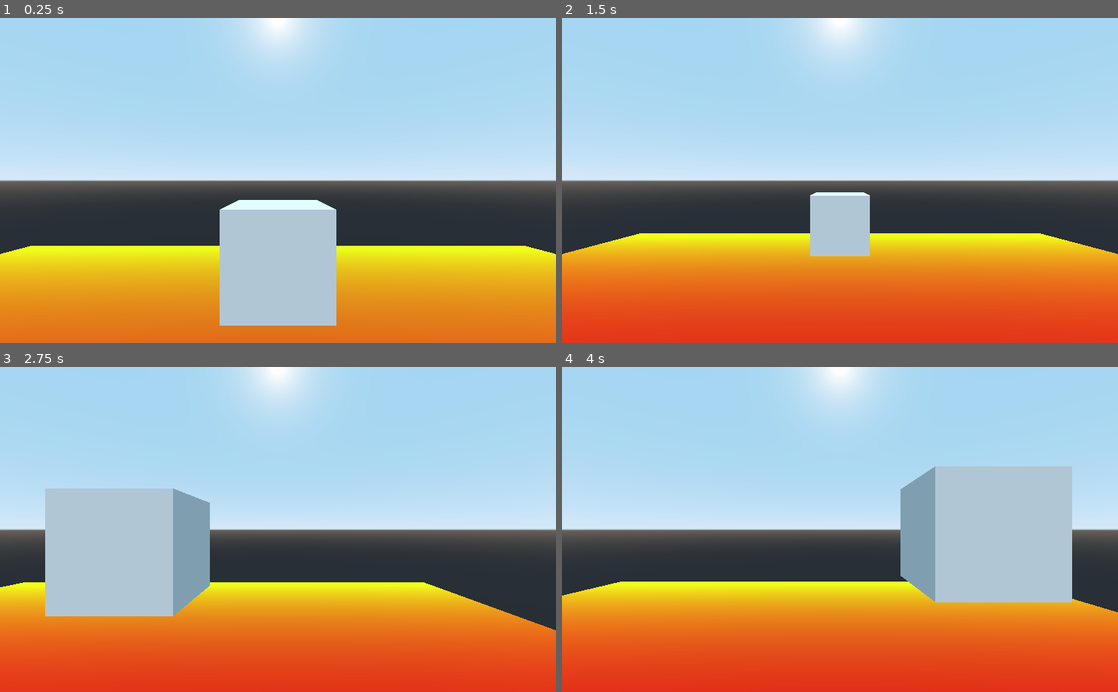
Above: before the commit, frames 1-4 (two rows, left to right).
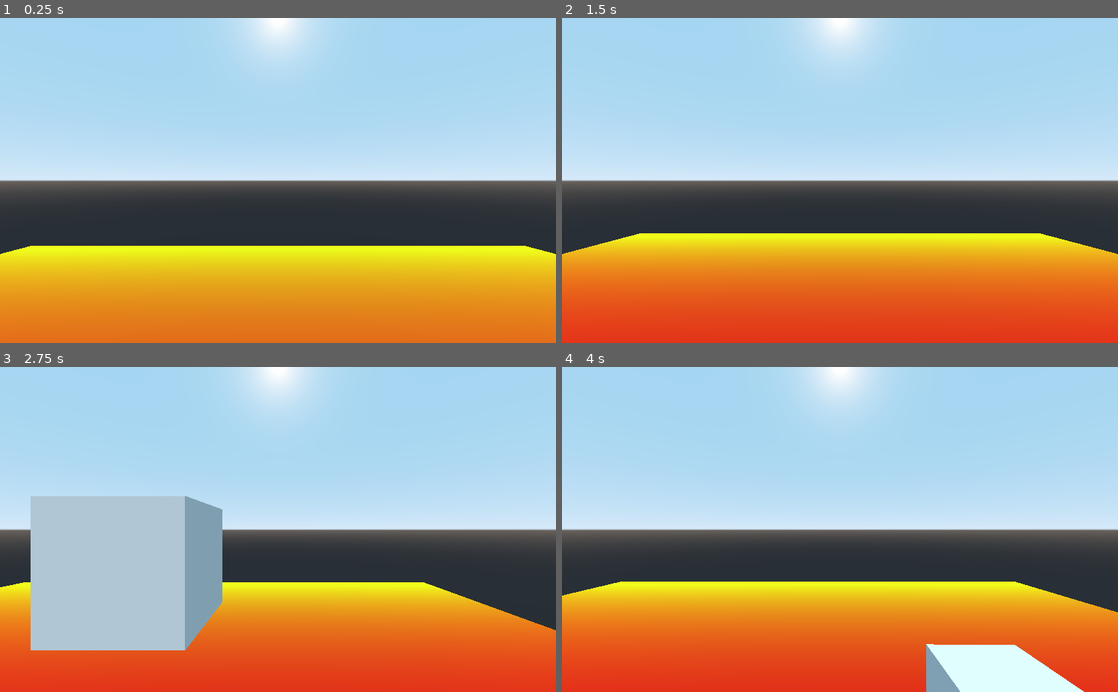
Above: after the commit, the same moments.

Repository: Inateblig/GodotPickupSystem
Game: Godot game, scene res://World.tscn
Two runs of this game, one before a commit and one after it. Both use one fixed random seed, a clock stepped at 60 frames per second and the inputs below.
Inputs (mouse positions are in pixels of both pictures, inside the frame that each line leads up to):
- Up to frame 1 (0.25 s): no input
- Up to frame 2 (1.5 s): tap Enter at 0.5 s; move the mouse to (962, 164) at 0.52 s; hold D (d) 0.53-1.28 s; tap Space (jump) at 0.77 s; tap E (e) at 0.8, 1.35 s; move the mouse to (728, 196) at 1.27 s
- Up to frame 3 (2.75 s): tap Space (jump) at 1.52, 2 s; tap F (f) at 1.55 s; move the mouse to (333, 458) at 2.02 s; hold F (f) from 2.03 s (still down); click (333, 458) at 2.3 s
- Up to frame 4 (4 s): move the mouse to (812, 594) at 2.77 s; release F (f) at 2.78 s; click (812, 594) at 2.85 s; tap Space (jump) at 3.02, 3.77 s; tap S (s) at 3.05 s; move the mouse to (1006, 578) at 3.52 s; hold S (s) from 3.53 s (still down); tap D (d) at 3.8 s

The runs differ from the first frame. In frame 1, 8.0% of the frame differs, in the area x 39-61%, y 55-95%; in frame 2, 2.1%; in frame 3, 6.5%; in frame 4, 16%, in the area x 60-94%, y 30-100%.

Commit message:
almost done

Diff:
--- /dev/null
+++ b/src/Kbd.gd
@@ -0,0 +1,5 @@
+extends KinematicBody
+
+
+func move(vel: Vector3):
+	move_and_slide(vel, Vector3.UP)
--- /dev/null
+++ b/src/Kbd.tscn
@@ -0,0 +1,20 @@
+[gd_scene load_steps=4 format=2]
+
+[ext_resource path="res://Kbd.gd" type="Script" id=1]
+
+[sub_resource type="BoxShape" id=3]
+
+[sub_resource type="CubeMesh" id=4]
+
+[node name="Kbd" type="KinematicBody"]
+transform = Transform( 1, 0, 0, 0, 1, 0, 0, 0, 1, 0, 0, -5 )
+script = ExtResource( 1 )
+
+[node name="CollisionShape" type="CollisionShape" parent="."]
+transform = Transform( 1, 0, 0, 0, 1.31134e-07, 1, 0, -1, 1.31134e-07, 0, 0, 0 )
+shape = SubResource( 3 )
+
+[node name="MeshInstance" type="MeshInstance" parent="."]
+transform = Transform( 1, 0, 0, 0, 1.31134e-07, 1, 0, -1, 1.31134e-07, 0, 0, 0 )
+mesh = SubResource( 4 )
+material/0 = null
--- a/src/Knbd.gd
+++ /dev/null
@@ -1,6 +0,0 @@
-extends "res://Object.gd"
-
-func _init():
-	add_to_group("obj")
-	print(get_name())
-	name = "Object"
--- a/src/Object.gd
+++ /dev/null
@@ -1,26 +0,0 @@
-extends Spatial
-
-var knbd = KinematicBody.new()
-var rgbd = RigidBody.new()
-
-func _init():
-	add_to_group("obj")
-
-func set_kndb(_vel, knbd, rgbd, knbdscript):
-	rgbd.replace_by(knbd)
-	rgbd.queue_free()
-	knbd.set_script(knbdscript)
-
-func set_rgdb(knbd, rgbd, rgbdscript):
-	knbd.replace_by(rgbd)
-	knbd.queue_free()
-	rgbd.set_script(rgbdscript)
-
-func pick_up(vel: Vector3, knbd: Object):
-	if knbd.is_inside_tree():
-#		print("insidetree")
-#		if (vel - self.global_transform.origin).length_squared() >= 0.1:
-#			vel = knbd.move_and_slide(vel * 10, Vector3.UP)
-		vel = knbd.move_and_slide(vel * 10, Vector3.UP)
-	else:
-		print("outside")
--- /dev/null
+++ b/src/Rbd.tscn
@@ -0,0 +1,14 @@
+[gd_scene load_steps=3 format=2]
+
+[sub_resource type="BoxShape" id=1]
+
+[sub_resource type="CubeMesh" id=2]
+
+[node name="Rbd" type="RigidBody"]
+
+[node name="CollisionShape" type="CollisionShape" parent="."]
+shape = SubResource( 1 )
+
+[node name="MeshInstance" type="MeshInstance" parent="."]
+mesh = SubResource( 2 )
+material/0 = null
--- a/src/Rgbd.gd
+++ /dev/null
@@ -1,6 +0,0 @@
-extends "res://Object.gd"
-
-func _init():
-	add_to_group("obj")
-	print(get_name())
-	name = "Object"
--- a/src/Spatial.gd
+++ b/src/Spatial.gd
@@ -1,44 +1,34 @@
 extends Spatial
 
-#func _physics_process(_dt):
-#	if Input.is_action_pressed("pickup"):
-#		print("pickup")
-#		pick_up($Object.to_local($Player/Head/Camera/Position3D.global_transform.origin))
-#
-#func pick_up(vel: Vector3):
-#	vel = $Object.move_and_slide(vel * 10, Vector3.UP)
-
-var knbd = KinematicBody.new()
-var rgbd = RigidBody.new()
-
-var set_knbd_hase = false
-var set_rgbd_hase = false
-
-var knbdscript = preload("res://Knbd.gd")
-var rgdbscript = preload("res://Rgbd.gd")
-
-onready var object = $Object
+var Rbd = preload("res://Rbd.tscn")
+var Kbd = preload("res://Kbd.tscn")
+var kin
+var rin
+var kinrot = Vector3()
+var rinrot = Vector3()
+onready var tarpos = $Player/Head/Camera/Position3D.global_transform.origin
 
 func _physics_process(_dt):
-
 	if Input.is_action_pressed("pickup"):
-		var tarpos = $Player/Head/Camera/Position3D.global_transform.origin
-		var objpos = object.global_transform.origin
-		var vel = object.to_local(tarpos)
-		object.move_and_slide(vel * 100, Vector3.UP)
-		if !set_knbd_hase:
-			if object == null:
-				object = get_node("@@2")
-			print(object)
-			set_knbd_hase = true
-			set_rgbd_hase = false
-			object.set_kndb(vel, knbd, rgbd, knbdscript)
-		object.pick_up(vel, knbd)
-		print(object.global_transform.origin)
-		print(object)
-#	elif Input.is_action_just_released("pickup"):
-#		print("dropped")
-#		if !set_rgbd_hase:
-#			set_knbd_hase = false
-#			set_rgbd_hase = true
-#			object.set_rgdb(knbd, rgbd, rgdbscript)
+		if get_node_or_null("Rbd") != null:
+			rinrot = $Rbd.rotation
+			rin.queue_free()
+		if get_node_or_null("Kbd") == null:
+			kin = Kbd.instance()
+			add_child(kin)
+			$Kbd.rotation = rinrot
+			tarpos = $Player/Head/Camera/Position3D.global_transform.origin
+			$Kbd.global_transform.origin = tarpos
+		tarpos = $Player/Head/Camera/Position3D.global_transform.origin
+		var vel = $Kbd.to_local(tarpos)
+		$Kbd.move_and_slide(vel * 100, rinrot)
+	elif Input.is_action_just_released("pickup"):
+		if get_node_or_null("Kbd") != null:
+			kinrot = $Kbd.rotation
+			kin.queue_free()
+		if get_node_or_null("Rbd") == null:
+			rin = Rbd.instance()
+			add_child(rin)
+			tarpos = $Player/Head/Camera/Position3D.global_transform.origin
+			$Rbd.rotation = kinrot
+			$Rbd.global_transform.origin = tarpos
--- a/src/World.tscn
+++ b/src/World.tscn
@@ -1,18 +1,13 @@
-[gd_scene load_steps=11 format=2]
+[gd_scene load_steps=8 format=2]
 
 [ext_resource path="res://Spatial.gd" type="Script" id=1]
 [ext_resource path="res://Player.gd" type="Script" id=2]
-[ext_resource path="res://Object.gd" type="Script" id=3]
 
 [sub_resource type="CapsuleShape" id=1]
 height = 3.0
 
 [sub_resource type="CapsuleMesh" id=2]
 mid_height = 3.0
-
-[sub_resource type="BoxShape" id=3]
-
-[sub_resource type="CubeMesh" id=4]
 
 [sub_resource type="Gradient" id=5]
 offsets = PoolRealArray( 0, 0.497143, 1 )
@@ -47,19 +42,6 @@
 [node name="Position3D" type="Position3D" parent="Player/Head/Camera"]
 transform = Transform( 1, 0, 0, 0, 1, 0, 0, 0, 1, 0, 0, -4 )
 
-[node name="Object" type="KinematicBody" parent="."]
-transform = Transform( 1, 0, 0, 0, 1, 0, 0, 0, 1, 0, 0, -5 )
-script = ExtResource( 3 )
-
-[node name="CollisionShape" type="CollisionShape" parent="Object"]
-transform = Transform( 1, 0, 0, 0, 1.31134e-07, 1, 0, -1, 1.31134e-07, 0, 0, 0 )
-shape = SubResource( 3 )
-
-[node name="MeshInstance" type="MeshInstance" parent="Object"]
-transform = Transform( 1, 0, 0, 0, 1.31134e-07, 1, 0, -1, 1.31134e-07, 0, 0, 0 )
-mesh = SubResource( 4 )
-material/0 = null
-
 [node name="CSGBox" type="CSGBox" parent="."]
 transform = Transform( 1, 0, 0, 0, 1, 0, 0, 0, 1, 0, -4, 0 )
 use_collision = true
